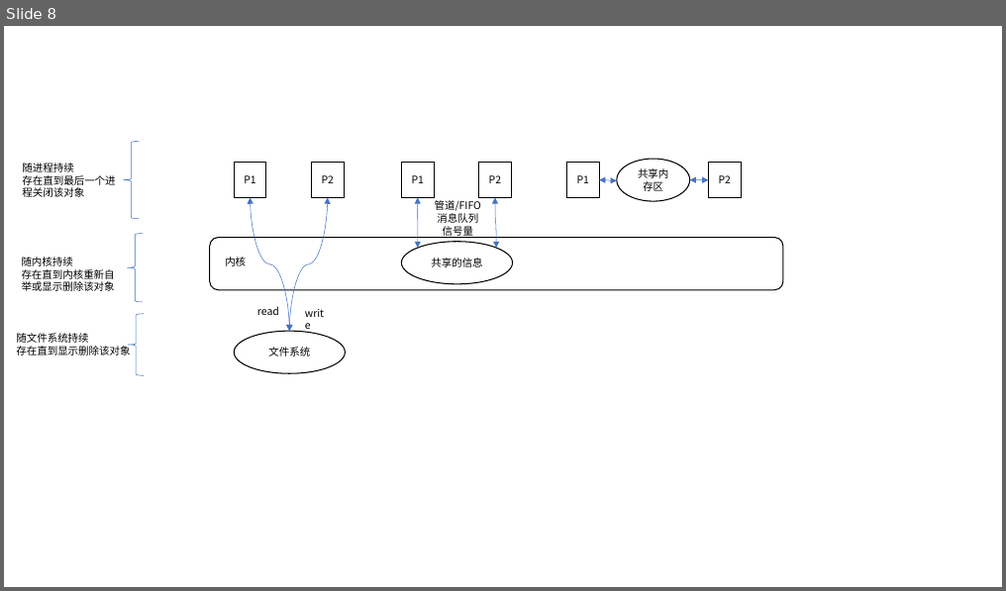
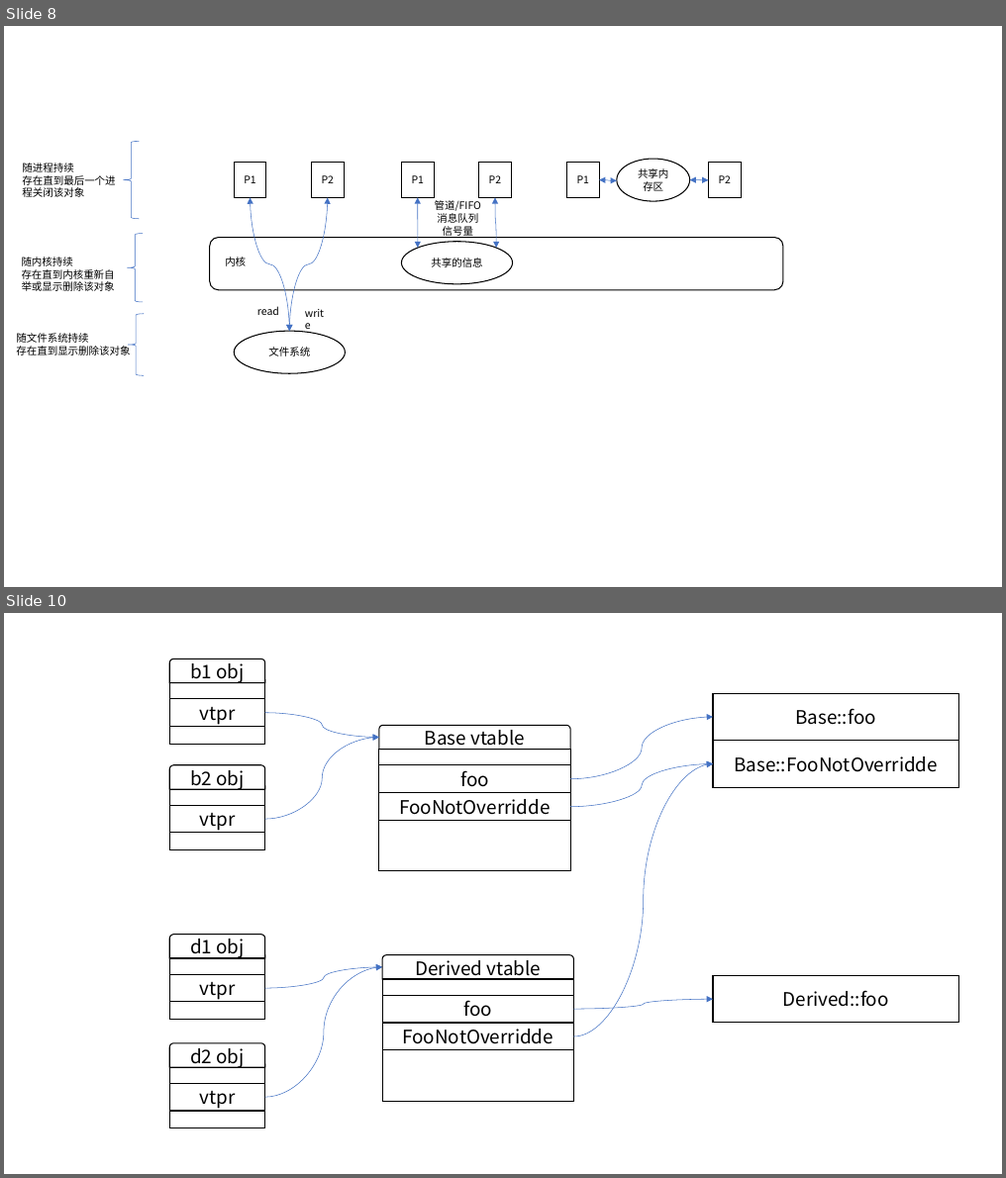
Before and after one commit to libinyl/lcore, a slide deck: ppts/进程.pptx. Shown one above the other, each under a label of ours: slide 8 before the commit, slides 8 and 10 after it; the slides between them are not shown. The pictures are 1006x591 and 1006x1178 pixels, drawn with LibreOffice and Linux fonts; fonts in the diff are those of the drawing. Boxes give left, top, right and bottom in pixels: in the first picture for what was removed or moved away, otherwise in the second. Text is boxed around its words. In the diff, an @@ line names an element or a change of style, - is before the commit and + after.

```diff
--- a/ppts/进程.pptx
+++ b/ppts/进程.pptx
@@ slide 10 added at [4, 613, 1002, 1174], background #FFFFFF @@
@@ round same rect added at [169, 659, 265, 682], outline #000000 1 pt, 18 pt, text #000000 @@
+b1 obj
@@ rectangle added at [169, 682, 265, 744], outline #000000 1 pt @@
@@ rectangle added at [169, 699, 265, 727], outline #000000 1 pt, 18 pt, text #000000 @@
+vtpr
@@ rectangle added at [713, 694, 959, 741], outline #000000 1 pt, 18 pt, text #000000 @@
+Base::foo
@@ curved arrow added from (265, 713) to (379, 738), #4472C4 0.5 pt @@
@@ curved arrow added from (570, 779) to (713, 717), #4472C4 0.5 pt @@
@@ curved arrow added from (265, 819) to (379, 738), #4472C4 0.5 pt @@
@@ rectangle added at [713, 741, 959, 787], outline #000000 1 pt, 18 pt, text #000000 @@
+Base::FooNotOverridde
@@ rectangle added at [169, 789, 265, 851], outline #000000 1 pt @@
@@ round same rect added at [169, 765, 265, 789], outline #000000 1 pt, 18 pt, text #000000 @@
+b2 obj
@@ curved arrow added from (570, 807) to (713, 764), #4472C4 0.5 pt @@
@@ curved arrow added from (573, 1037) to (713, 764), #4472C4 0.5 pt @@
@@ rectangle added at [169, 805, 265, 833], outline #000000 1 pt, 18 pt, text #000000 @@
+vtpr
@@ group added at [379, 725, 570, 871]: 3 rectangles, 1 round same rect @@
+foo
+Base vtable
+FooNotOverridde
@@ round same rect added at [169, 935, 265, 959], outline #000000 1 pt, 18 pt, text #000000 @@
+d1 obj
@@ rectangle added at [169, 959, 265, 1020], outline #000000 1 pt @@
@@ curved arrow added from (265, 988) to (382, 967), #4472C4 0.5 pt @@
@@ curved arrow added from (265, 1097) to (382, 967), #4472C4 0.5 pt @@
@@ rectangle added at [169, 974, 265, 1002], outline #000000 1 pt, 18 pt, text #000000 @@
+vtpr
@@ rectangle added at [713, 976, 959, 1023], outline #000000 1 pt, 18 pt, text #000000 @@
+Derived::foo
@@ group added at [382, 956, 573, 1101]: 3 rectangles, 1 round same rect @@
+foo
+Derived vtable
+FooNotOverridde
@@ curved arrow added from (573, 1009) to (713, 999), #4472C4 0.5 pt @@
@@ round same rect added at [169, 1044, 265, 1067], outline #000000 1 pt, 18 pt, text #000000 @@
+d2 obj
@@ rectangle added at [169, 1067, 265, 1128], outline #000000 1 pt @@
@@ rectangle added at [169, 1084, 265, 1112], outline #000000 1 pt, 18 pt, text #000000 @@
+vtpr
```
Also in this commit, not shown: 1 other slide added, 1 other file.
